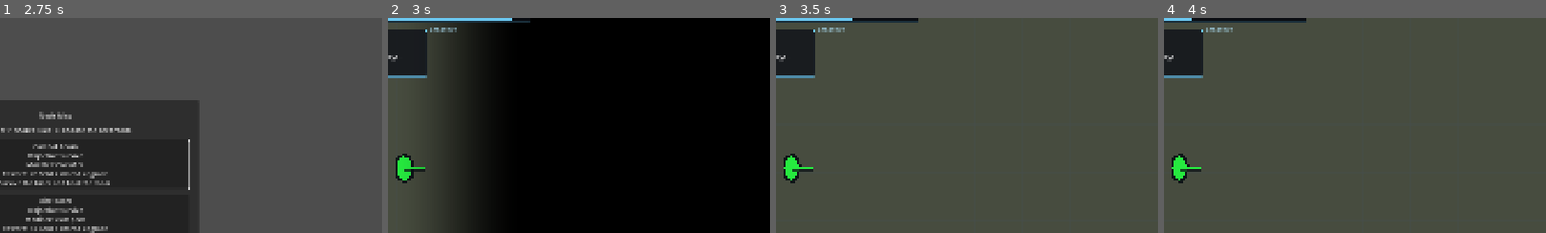
Above: before the commit, frames 1-4 (left to right).
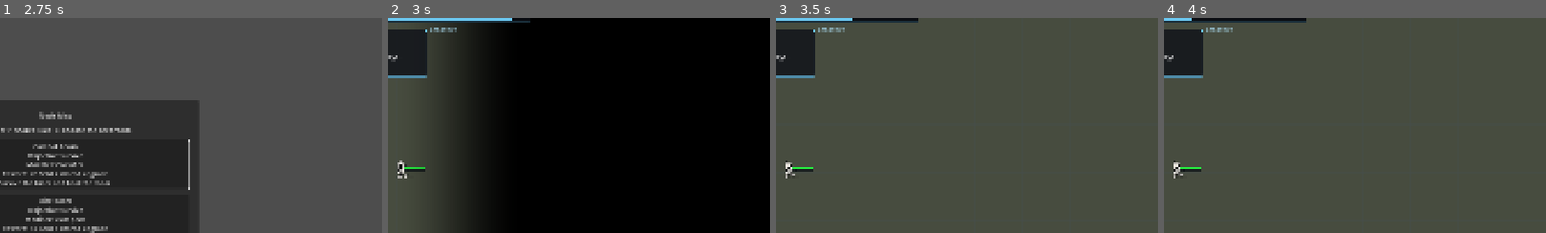
Above: after the commit, the same moments.

Repository: snaxico/project-twin-stick
Game: Godot game, scene res://scenes/ui/Bootstrap.tscn
Two runs of this game, one before a commit and one after it. Both use one fixed random seed, a clock stepped at 60 frames per second and the inputs below.
Inputs (mouse positions are % of the whole screen's width and height, from its top left):
- Up to frame 1 (2.75 s): click "1 Player" at 0.5 s; click "1 Player" at 1.25 s; click "Start" at 2 s
- Up to frame 2 (3 s): click "Combat Room Objective: surviv…" at 2.75 s
- Up to frame 3 (3.5 s): no input
- Up to frame 4 (4 s): tap Enter at 3.5 s; move the mouse to (72, 45) at 3.52 s; hold Right from 3.53 s (still down); hold Enter from 3.53 s (still down); click (72, 45) at 3.67 s; tap Space at 3.77 s
The pictures show only the part of the screen within x 43-93%, y 8-58%; the shares and areas given below are measured in that part.

Frame 1 is identical in both runs. In frame 2, 0.5% of the frame differs, in the area x 2-7%, y 63-77%; in frame 3, 0.5%; in frame 4, 0.5%.

Commit message:
add player one sprite prototype

Diff:
--- a/scenes/player/Player.tscn
+++ b/scenes/player/Player.tscn
@@ -1,6 +1,7 @@
-[gd_scene load_steps=3 format=3 uid="uid://duj7gr8f4jk4j"]
+[gd_scene load_steps=4 format=3 uid="uid://duj7gr8f4jk4j"]
 
 [ext_resource type="Script" path="res://scripts/player/Player.gd" id="1_n0xfx"]
+[ext_resource type="Texture2D" path="res://assets/sprites/player/player_p1_base.png" id="2_a3s1m"]
 
 [sub_resource type="CircleShape2D" id="CircleShape2D_body"]
 radius = 22.0
@@ -48,6 +49,11 @@
 polygon = PackedVector2Array(0, -26, 14, -18, 18, -4, 15, 14, 0, 24, -15, 14, -18, -4, -14, -18)
 scale = Vector2(1.02, 1.22)
 
+[node name="SpriteVisual" type="Sprite2D" parent="BodyRoot"]
+visible = false
+scale = Vector2(0.42, 0.42)
+texture = ExtResource("2_a3s1m")
+
 [node name="AimPivot" type="Node2D" parent="BodyRoot"]
 
 [node name="AimLineBackdrop" type="Line2D" parent="BodyRoot/AimPivot"]
--- a/scripts/player/Player.gd
+++ b/scripts/player/Player.gd
@@ -39,6 +39,7 @@
 @onready var body_root: Node2D = $BodyRoot
 @onready var outline: Polygon2D = $BodyRoot/Outline
 @onready var visual: Polygon2D = $BodyRoot/Visual
+@onready var sprite_visual: Sprite2D = $BodyRoot/SpriteVisual
 @onready var aim_pivot: Node2D = $BodyRoot/AimPivot
 @onready var aim_line_backdrop: Line2D = $BodyRoot/AimPivot/AimLineBackdrop
 @onready var aim_line: Line2D = $BodyRoot/AimPivot/AimLine
@@ -83,6 +84,7 @@
 var _flash_tween: Tween = null
 var _next_dash_trail_at := 0.0
 var _base_visual_scale := Vector2.ONE
+var _base_sprite_scale := Vector2.ONE
 var _base_shadow_scale := Vector2.ONE
 var _display_move_input := Vector2.ZERO
 var _previous_move_input := Vector2.ZERO
@@ -240,6 +242,8 @@
 	_base_collision_mask = collision_mask
 	if visual != null:
 		_base_visual_scale = visual.scale
+	if sprite_visual != null:
+		_base_sprite_scale = sprite_visual.scale
 	if shadow != null:
 		_base_shadow_scale = shadow.scale
 	current_health = max_health
@@ -463,22 +467,35 @@
 		return
 	var dash_active: bool = _dash != null and _dash.is_active(now)
 	var downed_pulse: float = 0.5 + 0.5 * sin(now * 6.0)
-	var tint: Color = player_config.tint.darkened(0.45) if _is_downed else player_config.tint
-	tint.a = 0.56 + 0.24 * downed_pulse if _is_downed else 1.0
-	visual.color = tint
+	var use_sprite: bool = _uses_sprite_visual()
+	var fill_tint: Color = player_config.tint.darkened(0.45) if _is_downed else player_config.tint
+	fill_tint.a = 0.56 + 0.24 * downed_pulse if _is_downed else 1.0
 	if delta > 0.0:
 		_outline_pulse = move_toward(_outline_pulse, 1.0, delta * 5.0)
 	var dash_scale: float = 1.15 if dash_active else 1.0
 	var move_stretch: float = clamp(velocity.length() / max(move_speed, 1.0), 0.0, 1.0) * 0.06
 	var squash_x: float = 1.0 + _turn_squash * 0.18 - move_stretch * 0.03
 	var squash_y: float = 1.0 - _turn_squash * 0.12 + move_stretch
-	visual.scale = Vector2(_base_visual_scale.x * dash_scale * squash_x, _base_visual_scale.y * dash_scale * squash_y)
+	var scaled_visual: Vector2 = Vector2(_base_visual_scale.x * dash_scale * squash_x, _base_visual_scale.y * dash_scale * squash_y)
+	visual.visible = not use_sprite
+	if visual.visible:
+		visual.color = fill_tint
+		visual.scale = scaled_visual
 	if outline != null:
-		outline.polygon = visual.polygon
-		outline.scale = visual.scale * 1.28 * _outline_pulse
-		var outline_color := Color(0.04, 0.06, 0.08, 0.92)
-		outline_color.a = 0.52 + 0.28 * downed_pulse if _is_downed else 0.92
-		outline.color = outline_color
+		outline.visible = not use_sprite
+		if outline.visible:
+			outline.polygon = visual.polygon
+			outline.scale = scaled_visual * 1.28 * _outline_pulse
+			var outline_color := Color(0.04, 0.06, 0.08, 0.92)
+			outline_color.a = 0.52 + 0.28 * downed_pulse if _is_downed else 0.92
+			outline.color = outline_color
+	if sprite_visual != null:
+		sprite_visual.visible = use_sprite
+		if sprite_visual.visible:
+			sprite_visual.scale = Vector2(_base_sprite_scale.x * dash_scale * squash_x, _base_sprite_scale.y * dash_scale * squash_y)
+			var sprite_modulate := Color(1.0, 1.0, 1.0, 1.0)
+			sprite_modulate.a = 0.56 + 0.24 * downed_pulse if _is_downed else 1.0
+			sprite_visual.modulate = sprite_modulate
 	if shadow != null:
 		shadow.scale = Vector2(
 			_base_shadow_scale.x * (1.0 + _turn_squash * 0.08),
@@ -525,7 +542,7 @@
 	_turn_squash = max(_turn_squash, 0.3)
 
 func _play_damage_flash() -> void:
-	if visual == null:
+	if _get_flash_target() == null:
 		return
 	_outline_pulse = 1.18
 	var material := _get_flash_material()
@@ -536,7 +553,8 @@
 	_flash_tween.tween_property(material, "shader_parameter/flash_intensity", 0.0, 0.12)
 
 func _get_flash_material() -> ShaderMaterial:
-	if _flash_material != null:
+	var flash_target := _get_flash_target()
+	if _flash_material != null and flash_target != null and flash_target.material == _flash_material:
 		return _flash_material
 	_flash_material = ShaderMaterial.new()
 	var shader := Shader.new()
@@ -544,8 +562,17 @@
 	_flash_material.shader = shader
 	_flash_material.set_shader_parameter("flash_intensity", 0.0)
 	_flash_material.set_shader_parameter("flash_color", Color(1.0, 0.2, 0.2, 1.0))
-	visual.material = _flash_material
+	if flash_target != null:
+		flash_target.material = _flash_material
 	return _flash_material
+
+func _get_flash_target() -> CanvasItem:
+	if _uses_sprite_visual() and sprite_visual != null:
+		return sprite_visual
+	return visual
+
+func _uses_sprite_visual() -> bool:
+	return player_id == 1 and sprite_visual != null and sprite_visual.texture != null
 
 func _update_secondary_preview(now: float) -> void:
 	if secondary_preview == null or secondary_trajectory == null or secondary_target_ring == null or secondary_target_cross == null:
Binary file added: assets/sprites/player/player_p1_base.png
Not shown, changed: docs/development/current-state.md
Not shown, changed: docs/development/history/2026-05-05.md
Not shown, changed: docs/development/start-of-day.md
Not shown, added: sprites/guidelines/SPRITE_PROMPTS.md
Not shown, added: sprites/guidelines/Sprite_ruleset.md
